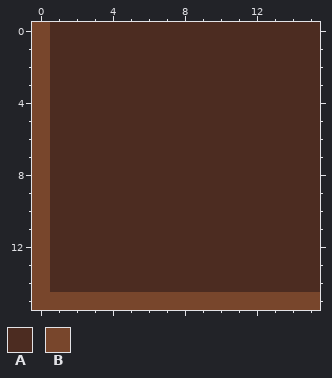
Pixel-art file: GAME/Assets/sprites.aseprite. Above, as it was before the edit.
16x16 pixels, 1 frame.
Palette (. is transparent): A #4c2c21  B #78462c
Pixels before, first column x 0:
 0 BAAAAAAAAAAAAAAA
 1 BAAAAAAAAAAAAAAA
 2 BAAAAAAAAAAAAAAA
 3 BAAAAAAAAAAAAAAA
 4 BAAAAAAAAAAAAAAA
 5 BAAAAAAAAAAAAAAA
 6 BAAAAAAAAAAAAAAA
 7 BAAAAAAAAAAAAAAA
 8 BAAAAAAAAAAAAAAA
 9 BAAAAAAAAAAAAAAA
10 BAAAAAAAAAAAAAAA
11 BAAAAAAAAAAAAAAA
12 BAAAAAAAAAAAAAAA
13 BAAAAAAAAAAAAAAA
14 BAAAAAAAAAAAAAAA
15 BBBBBBBBBBBBBBBB
The result:
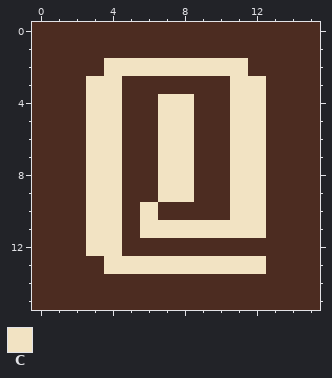
Colours new in this view: C #f2e3c3
Edits made:
layer "wall" now hidden
layer "player" now shown
Layer "player":
y 0..1: x 0 B -> A
y 2: x 0 B -> A; x 4..11 AAAAAAAA -> CCCCCCCC
y 3: x 0 B -> A; x 3..4 AA -> CC; x 11..12 AA -> CC
y 4..9: x 0 B -> A; x 3..4 AA -> CC; x 7..8 AA -> CC; x 11..12 AA -> CC
y 10: x 0 B -> A; x 3..4 AA -> CC; x 6 A -> C; x 11..12 AA -> CC
y 11: x 0 B -> A; x 3..4 AA -> CC; x 6..12 AAAAAAA -> CCCCCCC
y 12: x 0 B -> A; x 3..4 AA -> CC
y 13: x 0 B -> A; x 4..12 AAAAAAAAA -> CCCCCCCCC
y 14: x 0 B -> A
y 15: x 0..15 BBBBBBBBBBBBBBBB -> AAAAAAAAAAAAAAAA
Boxes around the changes in both pictures, in picture pixels (x1, y1, x2, y2):
changed: (32, 22, 320, 310)
